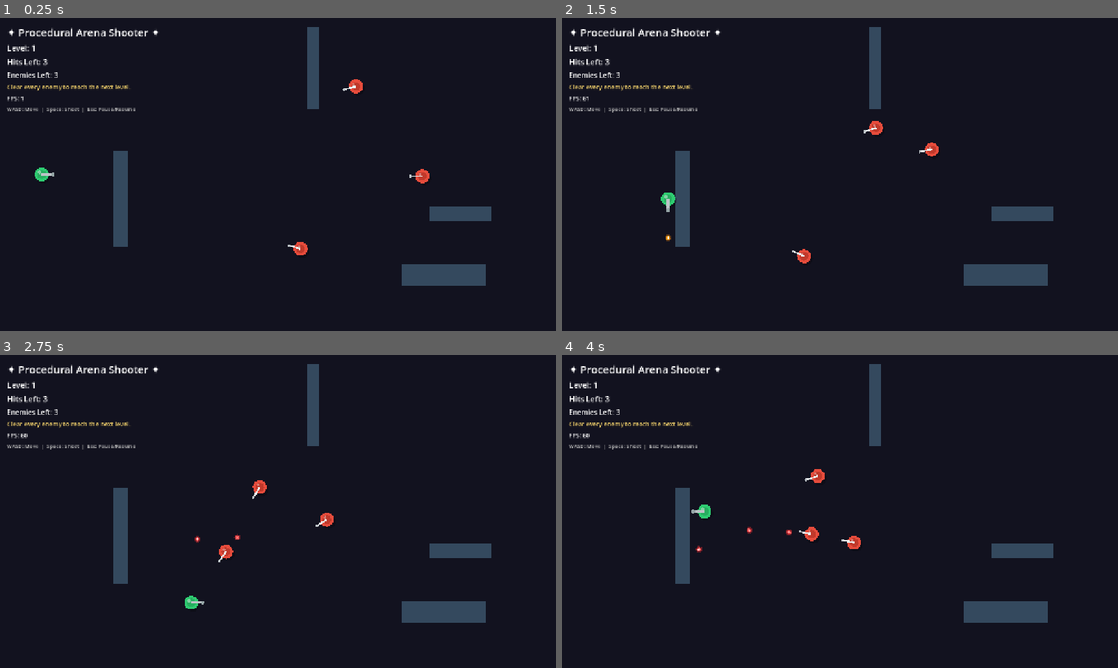
Above: before the commit, frames 1-4 (two rows, left to right).
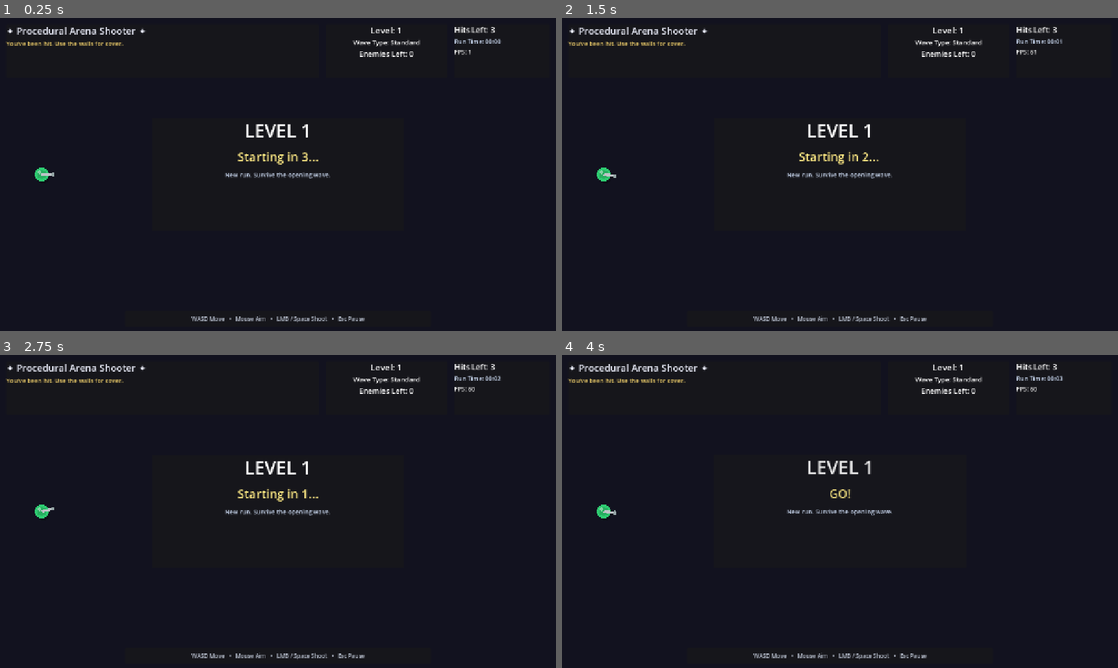
Above: after the commit, the same moments.

Repository: Cody-R-Johnson/Godot-projects
Game: Godot game, scene res://scenes/Main.tscn
The game is run twice, just before and just after one commit, with the same random seed, the same clock (stepped at 60 frames per second) and the same inputs.
Inputs (mouse positions are in pixels of both pictures, inside the frame that each line leads up to):
- Up to frame 1 (0.25 s): no input
- Up to frame 2 (1.5 s): move the mouse to (962, 158) at 0.52 s; hold D (move_right) 0.53-1.28 s; hold Space (shoot) 0.53-1.28 s; click (962, 158) at 0.67 s; move the mouse to (728, 190) at 1.27 s; hold S (move_down) from 1.28 s (still down); tap Space (shoot) at 1.35 s; click (728, 190) at 1.42 s
- Up to frame 3 (2.75 s): move the mouse to (333, 442) at 2.02 s; release S (move_down) at 2.03 s; hold D (move_right) from 2.03 s (still down); hold Space (shoot) from 2.03 s (still down); click (333, 442) at 2.17 s
- Up to frame 4 (4 s): move the mouse to (812, 574) at 2.77 s; release D (move_right) at 2.78 s; release Space (shoot) at 2.78 s; hold W (move_up) 2.78-3.53 s; tap Space (shoot) at 2.85 s; click (812, 574) at 2.92 s; move the mouse to (1006, 558) at 3.52 s; hold A (move_left) from 3.53 s (still down); hold Space (shoot) from 3.53 s (still down); click (1006, 558) at 3.67 s

The runs differ from the first frame. In frame 1, 6.0% of the frame differs, in the area x 1-91%, y 2-98%; in frame 2, 6.2%, in the area x 1-90%, y 2-98%; in frame 3, 6.2%; in frame 4, 6.1%.
Error after the commit: Parse Error: Cannot infer the type of "alpha" variable because the value doesn't have a set type. (res://scripts/Pickup.gd:95)

Commit message:
Add power-ups, cinematic level intro UI, and HUD/VFX polish

Diff:
--- a/scenes/Main.tscn
+++ b/scenes/Main.tscn
@@ -20,6 +20,8 @@
 [node name="WallContainer" type="Node2D" parent="World"]
 
 [node name="EnemyContainer" type="Node2D" parent="World"]
+
+[node name="PickupContainer" type="Node2D" parent="World"]
 
 [node name="BulletContainer" type="Node2D" parent="World"]
 
@@ -38,42 +40,124 @@
 [node name="CanvasLayer" type="CanvasLayer" parent="."]
 process_mode = 3
 
-[node name="HUD" type="VBoxContainer" parent="CanvasLayer"]
-offset_left = 16.0
-offset_top = 16.0
-offset_right = 460.0
-offset_bottom = 210.0
-theme_override_constants/separation = 6
-
-[node name="TitleLabel" type="Label" parent="CanvasLayer/HUD"]
+[node name="HUD" type="Control" parent="CanvasLayer"]
+process_mode = 3
+anchor_right = 1.0
+anchor_bottom = 1.0
+mouse_filter = 2
+
+[node name="TopBar" type="HBoxContainer" parent="CanvasLayer/HUD"]
+offset_left = 14.0
+offset_top = 14.0
+offset_right = 1266.0
+offset_bottom = 138.0
+theme_override_constants/separation = 16
+
+[node name="LeftPanel" type="PanelContainer" parent="CanvasLayer/HUD/TopBar"]
+size_flags_horizontal = 3
+
+[node name="Info" type="VBoxContainer" parent="CanvasLayer/HUD/TopBar/LeftPanel"]
+theme_override_constants/separation = 4
+
+[node name="GameTitleLabel" type="Label" parent="CanvasLayer/HUD/TopBar/LeftPanel/Info"]
 text = "✦ Procedural Arena Shooter ✦"
-theme_override_font_sizes/font_size = 24
-
-[node name="LevelLabel" type="Label" parent="CanvasLayer/HUD"]
+theme_override_font_sizes/font_size = 22
+modulate = Color(0.94, 0.95, 1, 1)
+
+[node name="StatusLabel" type="Label" parent="CanvasLayer/HUD/TopBar/LeftPanel/Info"]
+text = "Clear every enemy to reach the next level."
+theme_override_font_sizes/font_size = 14
+autowrap_mode = 3
+modulate = Color(0.95, 0.82, 0.42, 1)
+
+[node name="CenterPanel" type="PanelContainer" parent="CanvasLayer/HUD/TopBar"]
+custom_minimum_size = Vector2(280, 0)
+
+[node name="Metrics" type="VBoxContainer" parent="CanvasLayer/HUD/TopBar/CenterPanel"]
+theme_override_constants/separation = 3
+
+[node name="LevelLabel" type="Label" parent="CanvasLayer/HUD/TopBar/CenterPanel/Metrics"]
 text = "Level: 1"
-theme_override_font_sizes/font_size = 18
-
-[node name="LivesLabel" type="Label" parent="CanvasLayer/HUD"]
+horizontal_alignment = 1
+theme_override_font_sizes/font_size = 20
+
+[node name="WaveLabel" type="Label" parent="CanvasLayer/HUD/TopBar/CenterPanel/Metrics"]
+text = "Wave Type: Standard"
+horizontal_alignment = 1
+theme_override_font_sizes/font_size = 15
+
+[node name="EnemiesLabel" type="Label" parent="CanvasLayer/HUD/TopBar/CenterPanel/Metrics"]
+text = "Enemies Left: 0"
+horizontal_alignment = 1
+theme_override_font_sizes/font_size = 17
+
+[node name="RightPanel" type="PanelContainer" parent="CanvasLayer/HUD/TopBar"]
+custom_minimum_size = Vector2(220, 0)
+
+[node name="Stats" type="VBoxContainer" parent="CanvasLayer/HUD/TopBar/RightPanel"]
+theme_override_constants/separation = 4
+
+[node name="LivesLabel" type="Label" parent="CanvasLayer/HUD/TopBar/RightPanel/Stats"]
 text = "Hits Left: 3"
 theme_override_font_sizes/font_size = 18
 
-[node name="EnemiesLabel" type="Label" parent="CanvasLayer/HUD"]
-text = "Enemies Left: 0"
-theme_override_font_sizes/font_size = 16
-
-[node name="StatusLabel" type="Label" parent="CanvasLayer/HUD"]
-text = "Clear the wave. Every 5th level is a boss."
-theme_override_font_sizes/font_size = 14
-modulate = Color(0.95, 0.82, 0.42, 1)
-
-[node name="FPSLabel" type="Label" parent="CanvasLayer/HUD"]
+[node name="RunTimeLabel" type="Label" parent="CanvasLayer/HUD/TopBar/RightPanel/Stats"]
+text = "Run Time: 00:00"
+theme_override_font_sizes/font_size = 14
+modulate = Color(0.84, 0.9, 1, 1)
+
+[node name="FPSLabel" type="Label" parent="CanvasLayer/HUD/TopBar/RightPanel/Stats"]
 text = "FPS: 60"
 theme_override_font_sizes/font_size = 14
 
-[node name="HintLabel" type="Label" parent="CanvasLayer/HUD"]
-text = "WASD: Move  |  Space: Shoot  |  Esc: Pause/Resume"
-theme_override_font_sizes/font_size = 12
-modulate = Color(0.75, 0.75, 0.75, 1)
+[node name="BottomHint" type="PanelContainer" parent="CanvasLayer/HUD"]
+anchor_left = 0.5
+anchor_top = 1.0
+anchor_right = 0.5
+anchor_bottom = 1.0
+offset_left = -352.0
+offset_top = -46.0
+offset_right = 352.0
+offset_bottom = -10.0
+
+[node name="HintLabel" type="Label" parent="CanvasLayer/HUD/BottomHint"]
+text = "WASD Move   •   Mouse Aim   •   LMB / Space Shoot   •   Esc Pause"
+horizontal_alignment = 1
+theme_override_font_sizes/font_size = 13
+modulate = Color(0.75, 0.78, 0.84, 1)
+
+[node name="CenterAnnouncement" type="PanelContainer" parent="CanvasLayer/HUD"]
+visible = false
+anchor_left = 0.5
+anchor_top = 0.5
+anchor_right = 0.5
+anchor_bottom = 0.5
+offset_left = -290.0
+offset_top = -130.0
+offset_right = 290.0
+offset_bottom = 130.0
+pivot_offset = Vector2(290, 130)
+
+[node name="IntroVBox" type="VBoxContainer" parent="CanvasLayer/HUD/CenterAnnouncement"]
+theme_override_constants/separation = 12
+
+[node name="IntroTitleLabel" type="Label" parent="CanvasLayer/HUD/CenterAnnouncement/IntroVBox"]
+text = "LEVEL 1"
+horizontal_alignment = 1
+theme_override_font_sizes/font_size = 42
+
+[node name="IntroCountdownLabel" type="Label" parent="CanvasLayer/HUD/CenterAnnouncement/IntroVBox"]
+text = "Starting in 3..."
+horizontal_alignment = 1
+theme_override_font_sizes/font_size = 28
+modulate = Color(1, 0.92, 0.52, 1)
+
+[node name="IntroRecapLabel" type="Label" parent="CanvasLayer/HUD/CenterAnnouncement/IntroVBox"]
+text = "New run. Survive the opening wave."
+horizontal_alignment = 1
+autowrap_mode = 3
+theme_override_font_sizes/font_size = 14
+modulate = Color(0.84, 0.9, 1, 1)
 
 [node name="PauseMenu" type="Control" parent="CanvasLayer"]
 visible = false
--- /dev/null
+++ b/scenes/Pickup.tscn
@@ -0,0 +1,14 @@
+[gd_scene load_steps=3 format=3 uid="uid://pickup_scene"]
+
+[ext_resource type="Script" path="res://scripts/Pickup.gd" id="1_pickup"]
+
+[sub_resource type="CircleShape2D" id="CircleShape2D_1"]
+radius = 13.0
+
+[node name="Pickup" type="Area2D"]
+collision_layer = 0
+collision_mask = 1
+script = ExtResource("1_pickup")
+
+[node name="CollisionShape2D" type="CollisionShape2D" parent="."]
+shape = SubResource("CircleShape2D_1")
--- a/scripts/Main.gd
+++ b/scripts/Main.gd
@@ -8,11 +8,18 @@
 
 var _projectile_scene: PackedScene = preload("res://scenes/Bullet.tscn")
 
-@onready var level_label: Label = $CanvasLayer/HUD/LevelLabel
-@onready var lives_label: Label = $CanvasLayer/HUD/LivesLabel
-@onready var enemies_label: Label = $CanvasLayer/HUD/EnemiesLabel
-@onready var status_label: Label = $CanvasLayer/HUD/StatusLabel
-@onready var fps_label: Label = $CanvasLayer/HUD/FPSLabel
+@onready var level_label: Label = $CanvasLayer/HUD/TopBar/CenterPanel/Metrics/LevelLabel
+@onready var wave_label: Label = $CanvasLayer/HUD/TopBar/CenterPanel/Metrics/WaveLabel
+@onready var enemies_label: Label = $CanvasLayer/HUD/TopBar/CenterPanel/Metrics/EnemiesLabel
+@onready var lives_label: Label = $CanvasLayer/HUD/TopBar/RightPanel/Stats/LivesLabel
+@onready var run_time_label: Label = $CanvasLayer/HUD/TopBar/RightPanel/Stats/RunTimeLabel
+@onready var fps_label: Label = $CanvasLayer/HUD/TopBar/RightPanel/Stats/FPSLabel
+@onready var status_label: Label = $CanvasLayer/HUD/TopBar/LeftPanel/Info/StatusLabel
+@onready var hint_label: Label = $CanvasLayer/HUD/BottomHint/HintLabel
+@onready var intro_panel: PanelContainer = $CanvasLayer/HUD/CenterAnnouncement
+@onready var intro_title_label: Label = $CanvasLayer/HUD/CenterAnnouncement/IntroVBox/IntroTitleLabel
+@onready var intro_countdown_label: Label = $CanvasLayer/HUD/CenterAnnouncement/IntroVBox/IntroCountdownLabel
+@onready var intro_recap_label: Label = $CanvasLayer/HUD/CenterAnnouncement/IntroVBox/IntroRecapLabel
 @onready var pause_menu: Control = $CanvasLayer/PauseMenu
 @onready var resume_btn: Button = $CanvasLayer/PauseMenu/Panel/VBox/ResumeButton
 @onready var restart_btn: Button = $CanvasLayer/PauseMenu/Panel/VBox/RestartButton
@@ -21,22 +28,34 @@
 @onready var spawner = $World/Spawner
 @onready var wall_container: Node2D = $World/WallContainer
 @onready var enemy_container: Node2D = $World/EnemyContainer
+@onready var pickup_container: Node2D = $World/PickupContainer
 @onready var bullet_container: Node2D = $World/BulletContainer
 
 var _level: int = 1
 var _alive_enemies: int = 0
 var _is_boss_wave: bool = false
 var _boss_health: int = 0
+var _run_time_seconds: float = 0.0
+var _transition_running: bool = false
+var _wave_in_progress: bool = false
+var _level_start_run_time: float = 0.0
+var _level_enemy_total: int = 0
+var _level_shots_fired: int = 0
+var _level_hits_taken: int = 0
+var _last_reported_hits: int = 0
+var _previous_level_summary: String = "New run. Survive the opening wave."
 
 
 func _ready() -> void:
 	RenderingServer.set_default_clear_color(background_color)
-
-	spawner.setup(player, wall_container, enemy_container)
+	Input.set_mouse_mode(Input.MOUSE_MODE_VISIBLE)
+
+	spawner.setup(player, wall_container, enemy_container, pickup_container)
 	spawner.enemy_shot.connect(_on_enemy_shot)
 	spawner.wave_started.connect(_on_wave_started)
 	spawner.wave_state_changed.connect(_on_wave_state_changed)
 	spawner.wave_cleared.connect(_on_wave_cleared)
+	spawner.powerup_collected.connect(_on_powerup_collected)
 
 	player.bullet_fired.connect(_on_player_bullet_fired)
 	player.hit_taken.connect(_on_player_hit_taken)
@@ -50,12 +69,17 @@
 	print("✔ Procedural arena shooter ready — Godot %s" % Engine.get_version_info().string)
 
 
-func _process(_delta: float) -> void:
+func _process(delta: float) -> void:
+	if not get_tree().paused:
+		_run_time_seconds += delta
+		_update_run_time_label()
 	fps_label.text = "FPS: %d" % Engine.get_frames_per_second()
 
 
 func _input(event: InputEvent) -> void:
 	if event.is_action_pressed("ui_cancel"):
+		if _transition_running:
+			return
 		if get_tree().paused:
 			_resume()
 		else:
@@ -64,19 +88,86 @@
 
 func _restart_run() -> void:
 	_level = 1
+	_run_time_seconds = 0.0
 	_clear_projectiles()
 	player.reset_state(PLAYER_SPAWN, true)
 	_resume()
 	status_label.text = "Fresh run. Use walls to break line-of-sight."
+	intro_panel.visible = false
+	hint_label.text = "WASD Move   •   Mouse Aim   •   LMB / Space Shoot   •   Esc Pause"
+	spawner.clear_level()
+	_begin_level_transition(true)
+	_update_hud()
+
+
+func _start_next_level() -> void:
+	_begin_level_transition(false)
+
+
+func _begin_level_transition(restore_hits: bool) -> void:
+	if _transition_running:
+		return
+
+	_transition_running = true
+	_wave_in_progress = false
+	_clear_projectiles()
+	spawner.clear_level()
+	player.reset_state(PLAYER_SPAWN, restore_hits)
+	player.set_controls_enabled(false)
+	_update_hud()
+	await _play_level_intro_sequence()
+
 	spawner.generate_level(_level, PLAYER_SPAWN)
-	_update_hud()
-
-
-func _start_next_level() -> void:
-	_clear_projectiles()
-	player.reset_state(PLAYER_SPAWN, false)
-	spawner.generate_level(_level, PLAYER_SPAWN)
-	_update_hud()
+	player.set_controls_enabled(true)
+	_transition_running = false
+
+
+func _play_level_intro_sequence() -> void:
+	intro_panel.visible = true
+	intro_panel.scale = Vector2(0.9, 0.9)
+	intro_panel.modulate.a = 0.0
+	intro_title_label.text = "LEVEL %d" % _level
+	intro_recap_label.text = _previous_level_summary
+	await _animate_intro_open()
+
+	for count in [3, 2, 1]:
+		intro_countdown_label.text = "Starting in %d..." % count
+		await _animate_countdown_pulse()
+		await get_tree().create_timer(0.75).timeout
+
+	intro_countdown_label.text = "GO!"
+	await _animate_countdown_pulse(1.18)
+	await get_tree().create_timer(0.35).timeout
+	await _animate_intro_close()
+	intro_panel.visible = false
+
+
+func _animate_intro_open() -> void:
+	var tween := create_tween()
+	tween.set_trans(Tween.TRANS_BACK)
+	tween.set_ease(Tween.EASE_OUT)
+	tween.tween_property(intro_panel, "modulate:a", 1.0, 0.26)
+	tween.parallel().tween_property(intro_panel, "scale", Vector2.ONE, 0.26)
+	await tween.finished
+
+
+func _animate_intro_close() -> void:
+	var tween := create_tween()
+	tween.set_trans(Tween.TRANS_SINE)
+	tween.set_ease(Tween.EASE_IN)
+	tween.tween_property(intro_panel, "modulate:a", 0.0, 0.18)
+	tween.parallel().tween_property(intro_panel, "scale", Vector2(1.05, 1.05), 0.18)
+	await tween.finished
+
+
+func _animate_countdown_pulse(scale_strength: float = 1.1) -> void:
+	intro_countdown_label.scale = Vector2(0.88, 0.88)
+	var tween := create_tween()
+	tween.set_trans(Tween.TRANS_BACK)
+	tween.set_ease(Tween.EASE_OUT)
+	tween.tween_property(intro_countdown_label, "scale", Vector2(scale_strength, scale_strength), 0.15)
+	tween.tween_property(intro_countdown_label, "scale", Vector2.ONE, 0.12)
+	await tween.finished
 
 
 func _spawn_projectile(pos: Vector2, dir: Vector2, team: String, speed: float, is_boss: bool = false) -> void:
@@ -93,11 +184,20 @@
 
 func _update_hud() -> void:
 	level_label.text = "Level: %d" % _level
+	wave_label.text = "Wave Type: %s" % ("Boss" if _is_boss_wave else "Standard")
 	lives_label.text = "Hits Left: %d" % player.get_remaining_hits()
 	if _is_boss_wave:
 		enemies_label.text = "Boss HP: %d" % max(_boss_health, 0)
 	else:
 		enemies_label.text = "Enemies Left: %d" % _alive_enemies
+	_update_run_time_label()
+
+
+func _update_run_time_label() -> void:
+	var total_seconds := int(_run_time_seconds)
+	var minutes := total_seconds / 60
+	var seconds := total_seconds % 60
+	run_time_label.text = "Run Time: %02d:%02d" % [minutes, seconds]
 
 
 func _pause() -> void:
@@ -111,6 +211,8 @@
 
 
 func _on_player_bullet_fired(pos: Vector2, dir: Vector2) -> void:
+	if _wave_in_progress:
+		_level_shots_fired += 1
 	_spawn_projectile(pos, dir, "player", 760.0)
 
 
@@ -119,6 +221,9 @@
 
 
 func _on_player_hit_taken(remaining_hits: int) -> void:
+	if _wave_in_progress and remaining_hits < _last_reported_hits:
+		_level_hits_taken += (_last_reported_hits - remaining_hits)
+	_last_reported_hits = remaining_hits
 	lives_label.text = "Hits Left: %d" % remaining_hits
 	status_label.text = "You've been hit. Use the walls for cover."
 
@@ -131,8 +236,14 @@
 func _on_wave_started(level: int, alive: int, is_boss_wave: bool, boss_health: int) -> void:
 	_level = level
 	_alive_enemies = alive
+	_level_enemy_total = alive
 	_is_boss_wave = is_boss_wave
 	_boss_health = boss_health
+	_wave_in_progress = true
+	_level_start_run_time = _run_time_seconds
+	_level_shots_fired = 0
+	_level_hits_taken = 0
+	_last_reported_hits = player.get_remaining_hits()
 	if is_boss_wave:
 		status_label.text = "Boss wave. Twenty hits to bring it down."
 	else:
@@ -148,6 +259,41 @@
 
 
 func _on_wave_cleared() -> void:
+	_capture_previous_level_stats()
+	_wave_in_progress = false
 	_level += 1
 	status_label.text = "Wave cleared. Generating level %d..." % _level
 	_start_next_level()
+
+
+func _on_powerup_collected(kind: String) -> void:
+	match kind:
+		"heal":
+			status_label.text = "Full repair collected. Hits fully restored."
+		"invincible":
+			status_label.text = "Shield pickup active. You're invincible for a short time."
+		"power_gun":
+			status_label.text = "Weapon upgrade active. Triple-shot enabled."
+		_:
+			status_label.text = "Power-up collected."
+	_update_hud()
+
+
+func _capture_previous_level_stats() -> void:
+	var duration_text := _format_seconds(max(_run_time_seconds - _level_start_run_time, 0.0))
+	var wave_type := "Boss" if _is_boss_wave else "Standard"
+	_previous_level_summary = "Previous Level %d (%s)\nTime: %s   •   Enemies: %d\nShots: %d   •   Hits Taken: %d" % [
+		_level,
+		wave_type,
+		duration_text,
+		_level_enemy_total,
+		_level_shots_fired,
+		_level_hits_taken,
+	]
+
+
+func _format_seconds(total_seconds: float) -> String:
+	var total := int(total_seconds)
+	var minutes := total / 60
+	var seconds := total % 60
+	return "%02d:%02d" % [minutes, seconds]
--- /dev/null
+++ b/scripts/Pickup.gd
@@ -0,0 +1,111 @@
+extends Area2D
+
+## Pickup.gd — Collectible power-up item used by level spawner.
+
+signal picked(kind: String, pickup: Area2D)
+
+@export_enum("heal", "invincible", "power_gun") var pickup_kind: String = "heal"
+
+var _time_alive: float = 0.0
+var _collecting: bool = false
+var _collect_timer: float = 0.0
+
+
+func _ready() -> void:
+	body_entered.connect(_on_body_entered)
+
+
+func _process(delta: float) -> void:
+	_time_alive += delta
+	if _collecting:
+		_collect_timer += delta
+		if _collect_timer >= 0.3:
+			queue_free()
+	queue_redraw()
+
+
+func _on_body_entered(body: Node) -> void:
+	if body.is_in_group("player") and not _collecting:
+		_collecting = true
+		_collect_timer = 0.0
+		monitoring = false
+		collision_mask = 0
+		picked.emit(pickup_kind, self)
+
+		var tween := create_tween()
+		tween.set_trans(Tween.TRANS_BACK)
+		tween.set_ease(Tween.EASE_OUT)
+		tween.tween_property(self, "scale", Vector2(1.5, 1.5), 0.18)
+		tween.parallel().tween_property(self, "modulate:a", 0.0, 0.28)
+
+
+func _draw() -> void:
+	if _collecting:
+		_draw_collect_burst()
+		return
+
+	var bob := sin(_time_alive * 4.0) * 2.0
+	var center := Vector2(0.0, bob)
+	var glow := Color(1, 1, 1, 0.25)
+	var main_color := Color("#2ecc71")
+	var accent := Color("#a3f7bf")
+	var shape_color := Color.WHITE
+	var spin := _time_alive * 2.4
+
+	match pickup_kind:
+		"heal":
+			main_color = Color("#2ecc71")
+			accent = Color("#a3f7bf")
+			shape_color = Color("#f2fff6")
+		"invincible":
+			main_color = Color("#f1c40f")
+			accent = Color("#fff4a8")
+			shape_color = Color("#fff8ce")
+		"power_gun":
+			main_color = Color("#3498db")
+			accent = Color("#b8e3ff")
+			shape_color = Color("#eaf6ff")
+
+	draw_arc(center, 18.0, spin, spin + TAU * 0.8, 22, Color(main_color.r, main_color.g, main_color.b, 0.55), 2.2)
+	draw_arc(center, 22.0, -spin * 0.85, -spin * 0.85 + TAU * 0.65, 22, Color(accent.r, accent.g, accent.b, 0.45), 1.8)
+	draw_circle(center, 16.0, glow)
+	draw_circle(center, 11.0, main_color)
+	draw_circle(center, 6.0, accent)
+	draw_circle(center + Vector2(-3.0, -4.0), 2.5, Color(1, 1, 1, 0.5))
+
+	match pickup_kind:
+		"heal":
+			draw_rect(Rect2(center + Vector2(-1.5, -6.0), Vector2(3.0, 12.0)), shape_color)
+			draw_rect(Rect2(center + Vector2(-6.0, -1.5), Vector2(12.0, 3.0)), shape_color)
+		"invincible":
+			var shield := PackedVector2Array()
+			for point in [Vector2(0, -7), Vector2(6, -3), Vector2(4, 5), Vector2(0, 8), Vector2(-4, 5), Vector2(-6, -3)]:
+				shield.append(center + point.rotated(spin * 0.25))
+			draw_colored_polygon(shield, shape_color)
+		"power_gun":
+			var tri := PackedVector2Array()
+			for point in [Vector2(-5, -4), Vector2(7, 0), Vector2(-5, 4)]:
+				tri.append(center + point.rotated(spin * 0.45))
+			draw_colored_polygon(tri, shape_color)
+
+
+func _draw_collect_burst() -> void:
+	var t := clamp(_collect_timer / 0.3, 0.0, 1.0)
+	var burst_radius := lerp(6.0, 34.0, t)
+	var alpha := 1.0 - t
+	var base := Color("#2ecc71")
+
+	match pickup_kind:
+		"invincible":
+			base = Color("#f1c40f")
+		"power_gun":
+			base = Color("#3498db")
+
+	draw_circle(Vector2.ZERO, burst_radius * 0.45, Color(base.r, base.g, base.b, 0.28 * alpha))
+	draw_arc(Vector2.ZERO, burst_radius, 0.0, TAU, 40, Color(base.r, base.g, base.b, 0.95 * alpha), 2.6)
+
+	for idx in range(10):
+		var ang := TAU * float(idx) / 10.0 + _time_alive * 6.0
+		var p1 := Vector2(cos(ang), sin(ang)) * (burst_radius - 7.0)
+		var p2 := Vector2(cos(ang), sin(ang)) * (burst_radius + 5.0)
+		draw_line(p1, p2, Color(1, 1, 1, 0.75 * alpha), 1.8)
--- a/scripts/Player.gd
+++ b/scripts/Player.gd
@@ -16,6 +16,8 @@
 var _shoot_timer: float = 0.0
 var _remaining_hits: int = max_hits
 var _invulnerability_timer: float = 0.0
+var _power_gun_timer: float = 0.0
+var _controls_enabled: bool = true
 
 
 func _ready() -> void:
@@ -24,11 +26,13 @@
 
 
 func _physics_process(delta: float) -> void:
-	var dir := Input.get_vector("move_left", "move_right", "move_up", "move_down")
+	var dir := Vector2.ZERO
+	if _controls_enabled:
+		dir = Input.get_vector("move_left", "move_right", "move_up", "move_down")
+	_update_facing_to_mouse()
 
 	if dir != Vector2.ZERO:
-		_facing = dir.normalized()
-		velocity = _facing * speed
+		velocity = dir.normalized() * speed
 	else:
 		velocity = velocity.move_toward(Vector2.ZERO, speed * 8.0 * delta)
 
@@ -49,18 +53,41 @@
 	else:
 		modulate.a = 1.0
 
+	if _power_gun_timer > 0.0:
+		_power_gun_timer -= delta
+
 	queue_redraw()
 
 
 func _input(event: InputEvent) -> void:
-	if event.is_action_pressed("shoot") and _can_shoot:
+	if not _controls_enabled:
+		return
+	if event is InputEventMouseButton and event.button_index == MOUSE_BUTTON_LEFT and event.pressed and _can_shoot:
+		_fire()
+	elif event.is_action_pressed("shoot") and _can_shoot:
 		_fire()
 
 
+func _update_facing_to_mouse() -> void:
+	var to_mouse := get_global_mouse_position() - global_position
+	if to_mouse.length_squared() > 0.001:
+		_facing = to_mouse.normalized()
+
+
 func _fire() -> void:
+	var cooldown := gun_cooldown_sec
+	if _power_gun_timer > 0.0:
+		cooldown *= 0.55
+
 	_can_shoot = false
-	_shoot_timer = gun_cooldown_sec
-	bullet_fired.emit(global_position + _facing * 26.0, _facing)
+	_shoot_timer = cooldown
+
+	var muzzle := global_position + _facing * 26.0
+	if _power_gun_timer > 0.0:
+		for angle in [-0.16, 0.0, 0.16]:
+			bullet_fired.emit(muzzle, _facing.rotated(angle))
+	else:
+		bullet_fired.emit(muzzle, _facing)
 
 
 func reset_state(spawn_position: Vector2, restore_hits: bool = true) -> void:
@@ -69,6 +96,7 @@
 	_can_shoot = true
 	_shoot_timer = 0.0
 	_invulnerability_timer = 0.0
+	_power_gun_timer = 0.0
 	modulate = Color.WHITE
 	if restore_hits:
 		_remaining_hits = max_hits
@@ -91,6 +119,25 @@
 	return _remaining_hits
 
 
+func restore_full_health() -> void:
+	_remaining_hits = max_hits
+	hit_taken.emit(_remaining_hits)
+
+
+func grant_invincibility(duration_sec: float) -> void:
+	_invulnerability_timer = max(_invulnerability_timer, duration_sec)
+
+
+func grant_power_gun(duration_sec: float) -> void:
+	_power_gun_timer = max(_power_gun_timer, duration_sec)
+
+
+func set_controls_enabled(enabled: bool) -> void:
+	_controls_enabled = enabled
+	if not _controls_enabled:
+		velocity = Vector2.ZERO
+
+
 func _draw() -> void:
 	draw_circle(Vector2(3, 4), 16, Color(0, 0, 0, 0.26))
 	draw_circle(Vector2.ZERO, 16, Color("#2ecc71"))
--- a/scripts/Spawner.gd
+++ b/scripts/Spawner.gd
@@ -6,16 +6,19 @@
 signal wave_started(level: int, alive: int, is_boss_wave: bool, boss_health: int)
 signal wave_state_changed(alive: int, is_boss_wave: bool, boss_health: int)
 signal wave_cleared
+signal powerup_collected(kind: String)
 
 const ARENA_SIZE := Vector2(1280.0, 720.0)
 const WALL_LAYER := 8
 
 var _enemy_scene: PackedScene = preload("res://scenes/Enemy.tscn")
+var _pickup_scene: PackedScene = preload("res://scenes/Pickup.tscn")
 var _rng := RandomNumberGenerator.new()
 
 var _player: CharacterBody2D
 var _wall_container: Node2D
 var _enemy_container: Node2D
+var _pickup_container: Node2D
 var _wall_rects: Array[Rect2] = []
 var _alive_enemies: int = 0
 var _boss_health: int = 0
@@ -26,15 +29,18 @@
 	_rng.randomize()
 
 
-func setup(player: CharacterBody2D, wall_container: Node2D, enemy_container: Node2D) -> void:
+func setup(player: CharacterBody2D, wall_container: Node2D, enemy_container: Node2D, pickup_container: Node2D) -> void:
 	_player = player
 	_wall_container = wall_container
 	_enemy_container = enemy_container
+	_pickup_container = pickup_container
 
 
 func clear_level() -> void:
 	for enemy in _enemy_container.get_children():
 		enemy.free()
+	for pickup in _pickup_container.get_children():
+		pickup.free()
 	for wall in _wall_container.get_children():
 		wall.free()
 	_wall_rects.clear()
@@ -53,6 +59,8 @@
 		var enemy_count: int = mini(2 + level, 9)
 		for _index in range(enemy_count):
 			_spawn_enemy(_find_spawn_point(player_spawn, 220.0), level, false)
+
+	_spawn_pickups(level, player_spawn)
 
 	_emit_wave_started(level)
 
@@ -95,6 +103,46 @@
 	wave_state_changed.emit(_alive_enemies, _is_boss_wave, _boss_health)
 	if _alive_enemies == 0:
 		wave_cleared.emit()
+
+
+func _spawn_pickups(level: int, player_spawn: Vector2) -> void:
+	var pickup_count := 0
+	if level % 2 == 0:
+		pickup_count = 1
+	if level % 4 == 0:
+		pickup_count = 2
+	if _is_boss_wave:
+		pickup_count = 1
+
+	for _index in range(pickup_count):
+		var pickup = _pickup_scene.instantiate()
+		pickup.global_position = _find_spawn_point(player_spawn, 160.0)
+		pickup.pickup_kind = _roll_pickup_type()
+		pickup.picked.connect(_on_pickup_picked)
+		_pickup_container.add_child(pickup)
+
+
+func _roll_pickup_type() -> String:
+	if _player.get_remaining_hits() <= 1 and _rng.randf() < 0.6:
+		return "heal"
+
+	var roll := _rng.randf()
+	if roll < 0.38:
+		return "heal"
+	if roll < 0.7:
+		return "invincible"
+	return "power_gun"
+
+
+func _on_pickup_picked(kind: String, _pickup: Area2D) -> void:
+	match kind:
+		"heal":
+			_player.restore_full_health()
+		"invincible":
+			_player.grant_invincibility(4.5)
+		"power_gun":
+			_player.grant_power_gun(8.0)
+	powerup_collected.emit(kind)
 
 
 func _generate_walls(level: int, player_spawn: Vector2) -> void:
Not shown, changed: README.md
